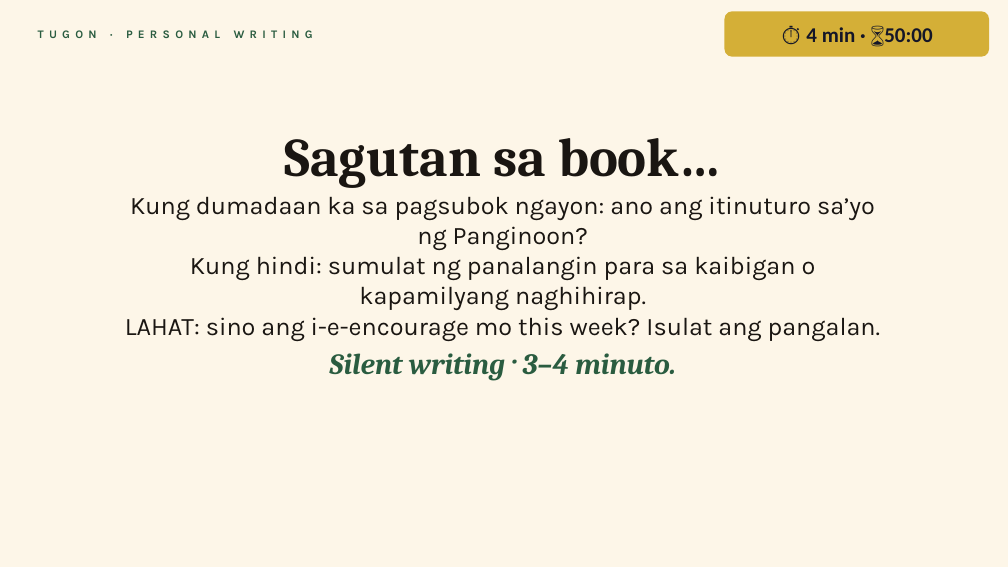
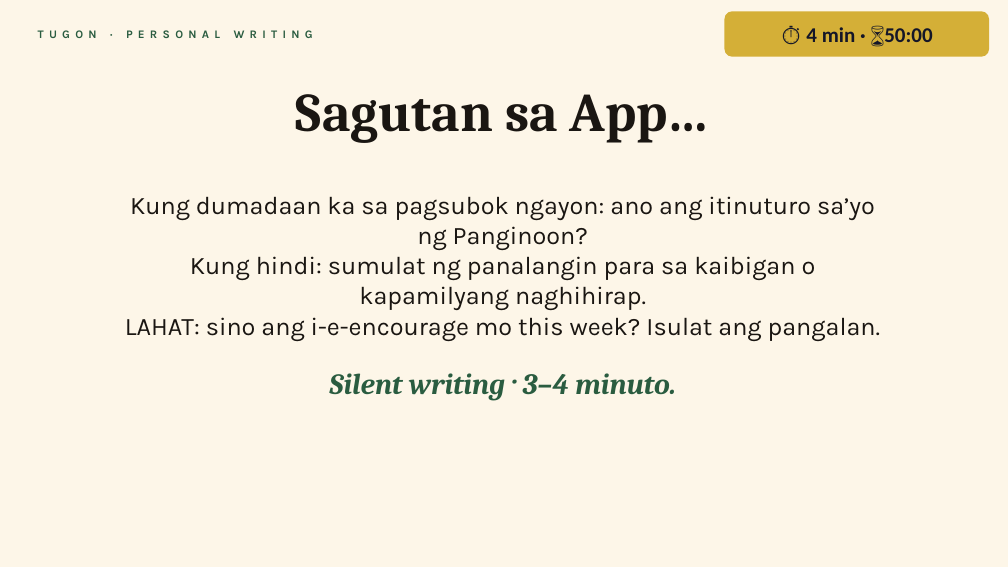
Before and after one commit to gejable1/multiply, a slide deck: slide 19 of lessons/btli101_xrw5fg/btli1_l5_slides.pptx. Drawn at 1008x567 pixels with LibreOffice and Linux fonts; fonts in the diff are those of the drawing. Boxes give left, top, right and bottom in pixels: in the first picture for what was removed or moved away, otherwise in the second. Text is boxed around its words. In the diff, an @@ line names an element or a change of style, - is before the commit and + after.

```diff
--- a/lessons/btli101_xrw5fg/btli1_l5_slides.pptx
+++ b/lessons/btli101_xrw5fg/btli1_l5_slides.pptx
@@ text at bbox=[296, 94, 710, 143]: text changed @@
-Sagutan sa book…
+Sagutan sa App…
@@ text "Silent writing · 3–4 minuto.": place and size @@
-text "Silent writing · 3–4 minuto." at bbox=[329, 353, 676, 375]
+text "Silent writing · 3–4 minuto." at bbox=[329, 373, 676, 395]
```
Also in this commit, not shown: 2 other slides changed.
